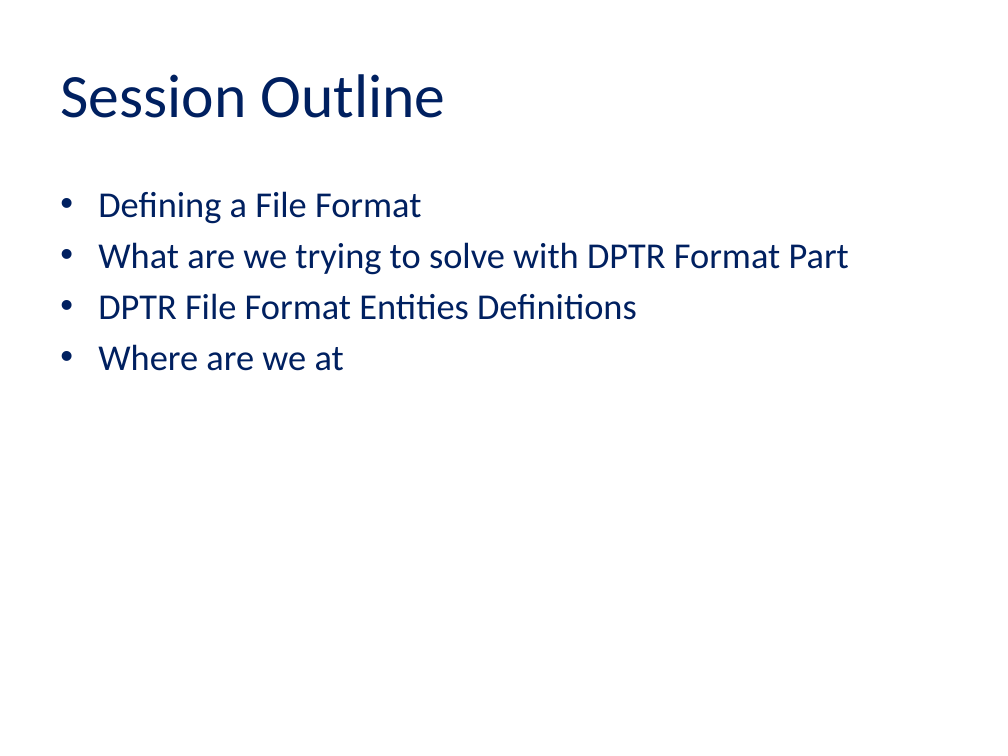
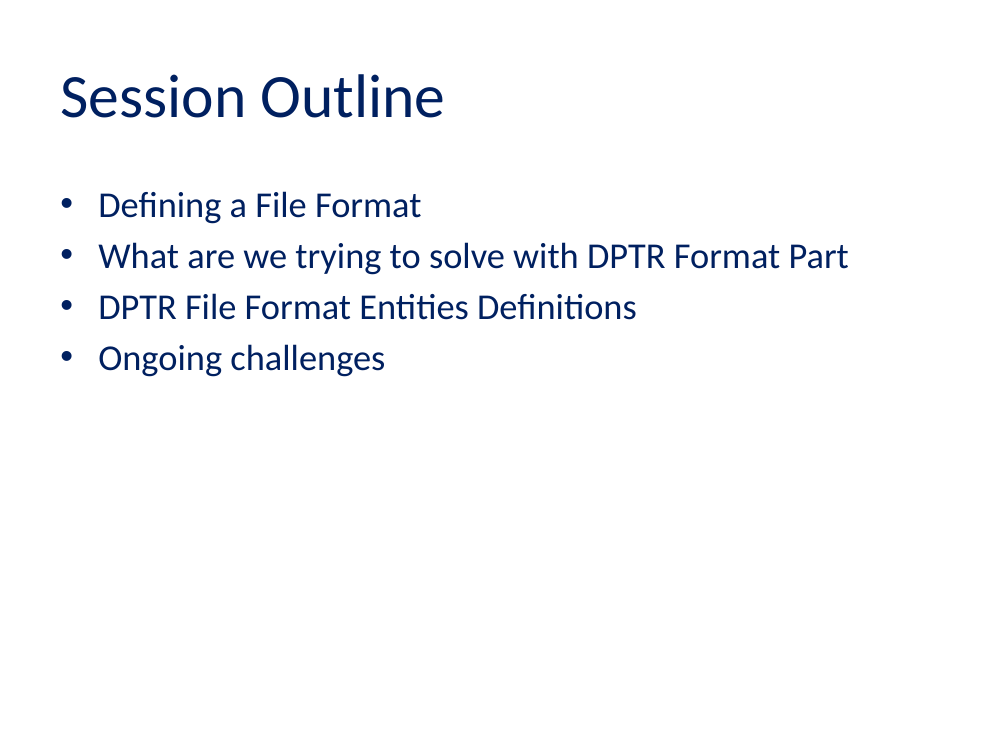
Before and after one commit to jaygattuso/iPres2014-format-workshop, a slide deck: slide 2 of Slides/Session 2 iPRES_Jan_Hutar_workshop.pptx. Drawn at 1008x756 pixels with LibreOffice and Linux fonts; fonts in the diff are those of the drawing; background and template pictures are left out. Boxes give left, top, right and bottom in pixels: in the first picture for what was removed or moved away, otherwise in the second. Text is boxed around its words. In the diff, an @@ line names an element or a change of style, - is before the commit and + after.

```diff
--- a/Slides/Session 2 iPRES_Jan_Hutar_workshop.pptx
+++ b/Slides/Session 2 iPRES_Jan_Hutar_workshop.pptx
@@ text at (98,344,385,377): text changed @@
-• Where are we at
+• Ongoing challenges
```
Also in this commit, not shown: 12 other slides changed, 2 other files.
